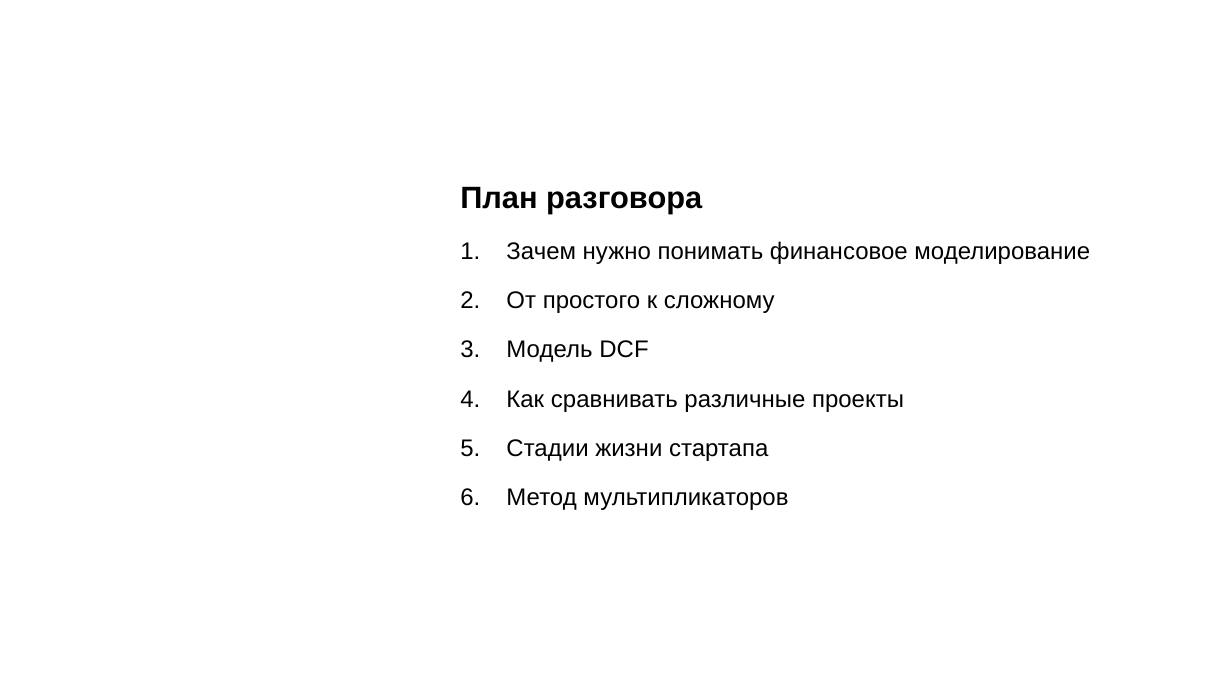
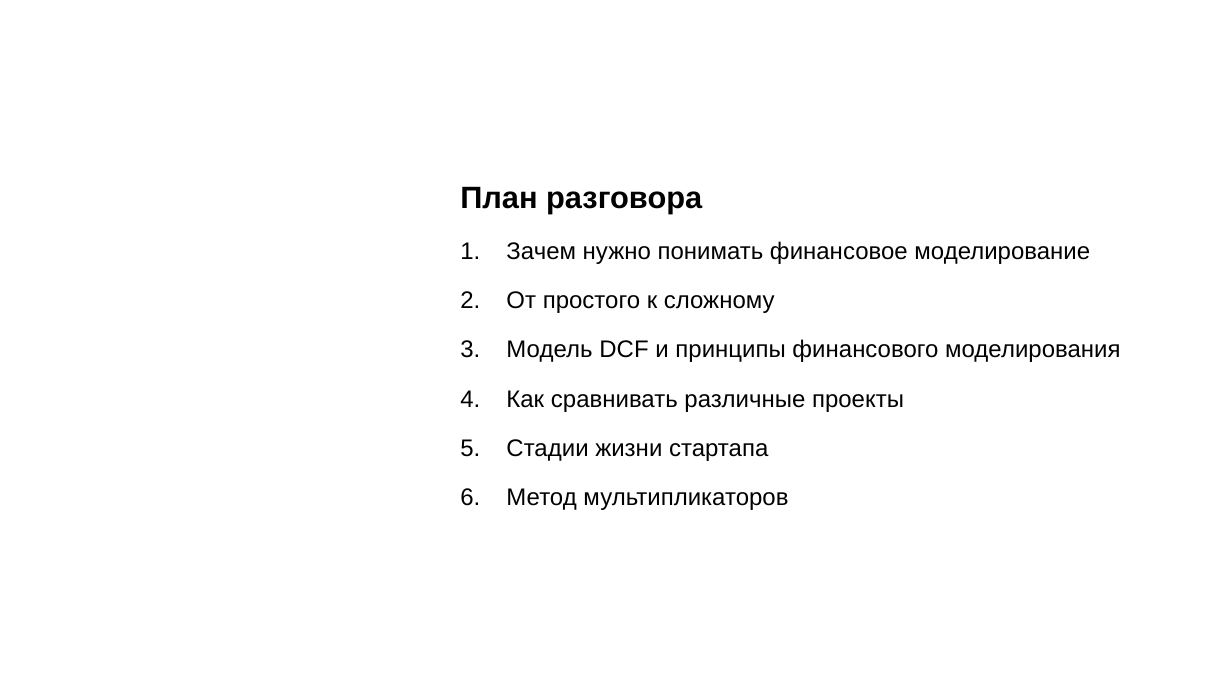
Before and after one commit to NikitaLebedevA/ITMO_seminar_financial_models, a slide deck: slide 2 of Financial modeling for ITMO.pptx. Drawn at 1232x693 pixels with LibreOffice and Linux fonts; fonts in the diff are those of the drawing. Boxes give left, top, right and bottom in pixels: in the first picture for what was removed or moved away, otherwise in the second. Text is boxed around its words. In the diff, an @@ line names an element or a change of style, - is before the commit and + after.

```diff
--- a/Financial modeling for ITMO.pptx
+++ b/Financial modeling for ITMO.pptx
@@ text at <box>506,339,1120,362</box>: text changed @@
-3. Модель DCF
+3. Модель DCF и принципы финансового моделирования
```
Also in this commit, not shown: 1 slide added.
